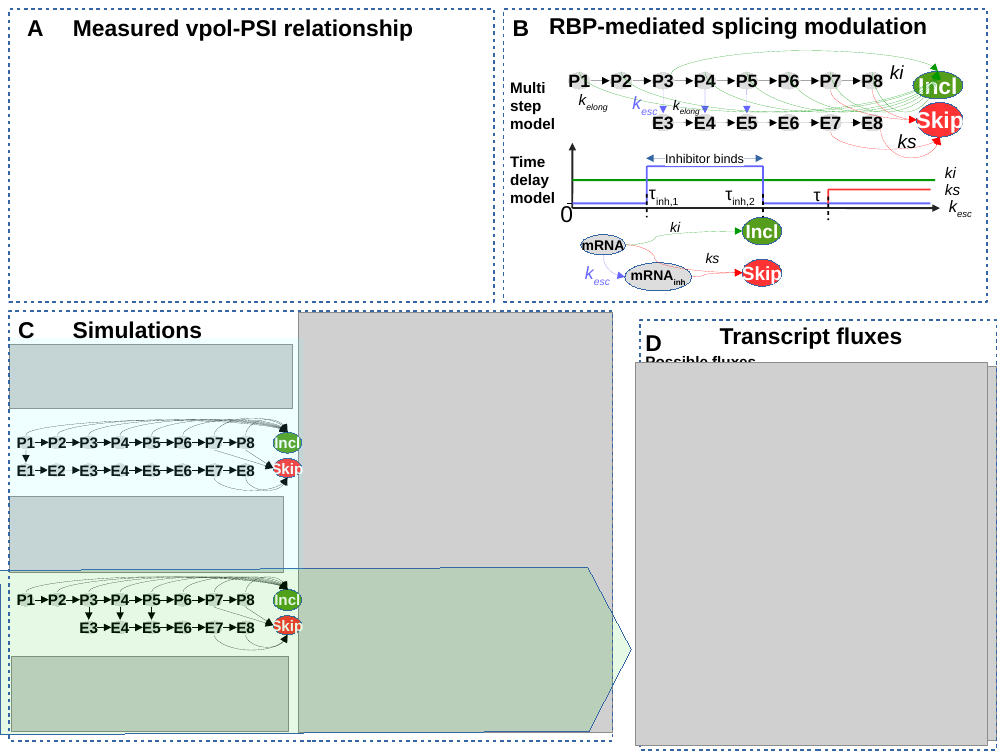
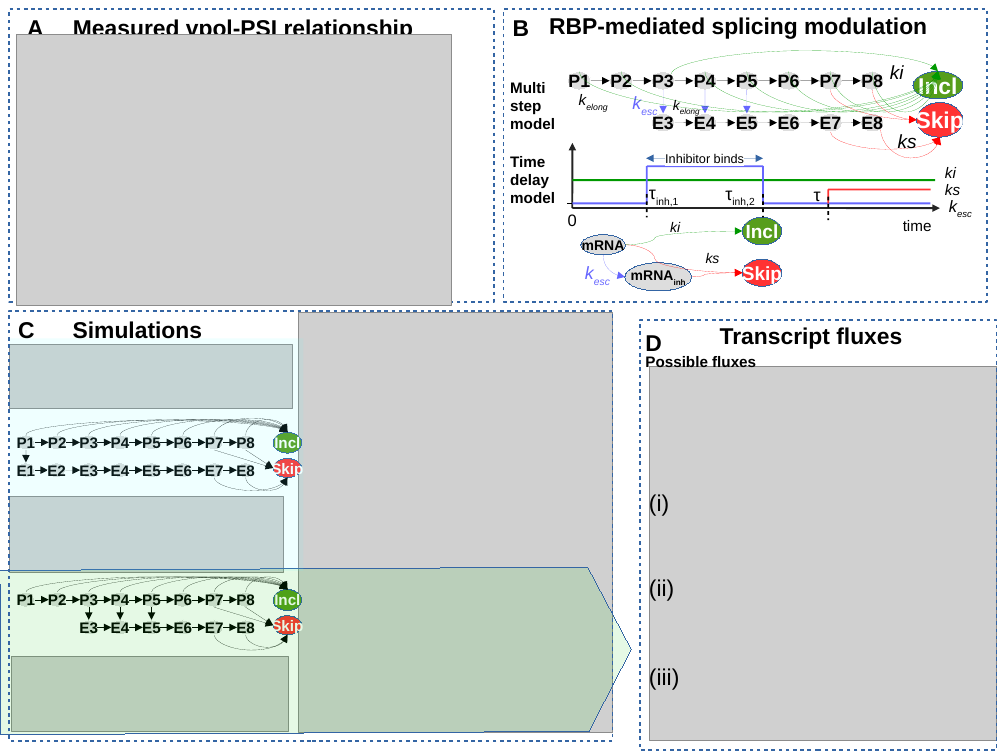
Before and after one commit to Siddharthaaa/SysBioSimulation, a slide deck: slide 4 of docs/Figures_end 2.odp. Drawn at 1008x756 pixels with LibreOffice and Linux fonts; fonts in the diff are those of the drawing; grey boxes stand for pictures; background and template pictures are left out. Boxes give left, top, right and bottom in pixels: in the first picture for what was removed or moved away, otherwise in the second. Text is boxed around its words. In the diff, an @@ line names an element or a change of style, - is before the commit and + after.

```diff
--- a/docs/Figures_end 2.odp
+++ b/docs/Figures_end 2.odp
@@ picture: place and size @@
-picture at bbox=[637, 363, 988, 746]
+picture at bbox=[16, 34, 452, 306]
@@ text "0": place and size @@
-text "0" at bbox=[560, 204, 573, 223]
+text "0" at bbox=[568, 214, 577, 226]
@@ text "0" at bbox=[568, 214, 577, 226]: size 18 to 13 pt @@
@@ text added at bbox=[903, 220, 932, 231], 12 pt, text #000000 @@
+time
@@ text added at bbox=[649, 493, 669, 517], 18 pt, text #000000 @@
+(i)
@@ text added at bbox=[649, 578, 674, 602], 18 pt, text #000000 @@
+(ii)
@@ text added at bbox=[649, 667, 679, 691], 18 pt, text #000000 @@
+(iii)
```
Also in this commit, not shown: 5 other slides changed, 2 slides removed, 12 other files.
